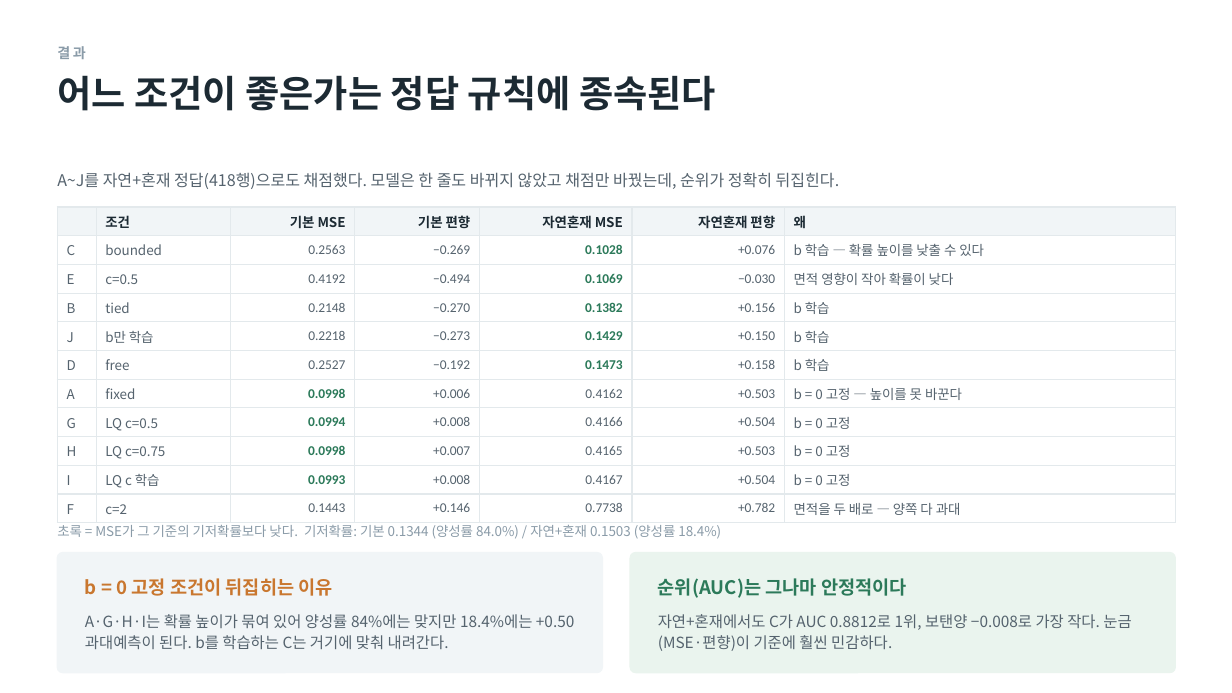
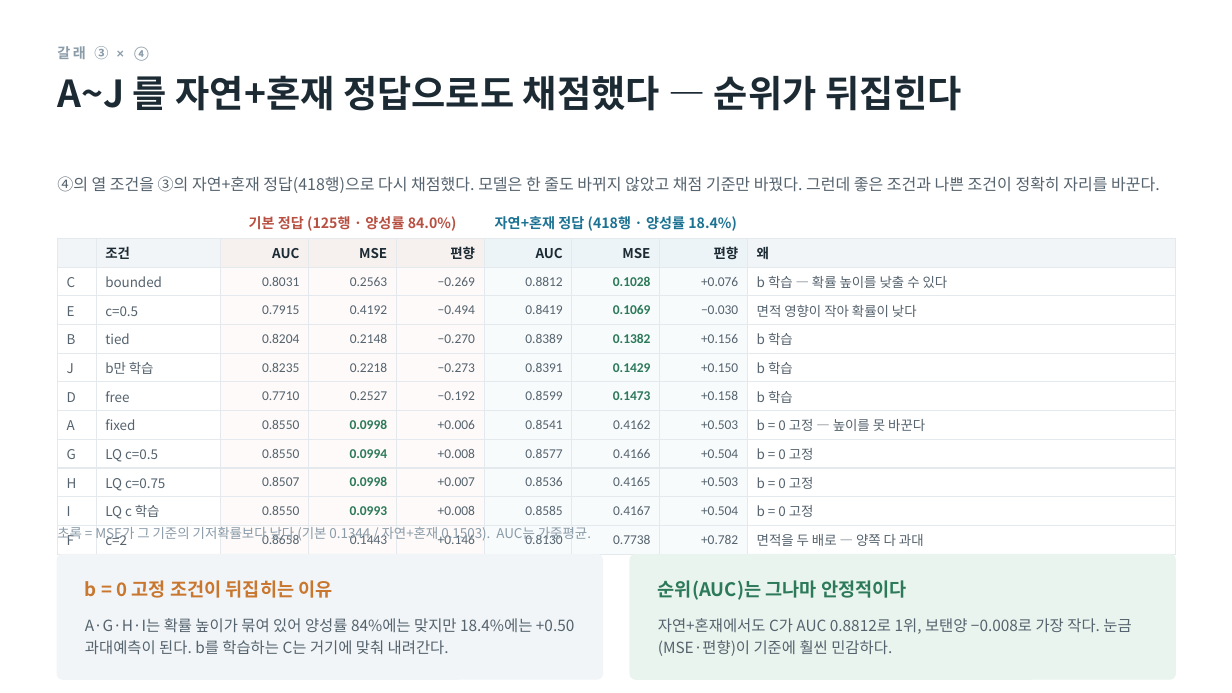
Before and after one commit to minji1217/pilotA-minji, a slide deck: slide 19 of docs/후속실험3_발표.pptx. Drawn at 1232x693 pixels with LibreOffice and Linux fonts; fonts in the diff are those of the drawing. Boxes give left, top, right and bottom in pixels: in the first picture for what was removed or moved away, otherwise in the second. Text is boxed around its words. In the diff, an @@ line names an element or a change of style, - is before the commit and + after.

```diff
--- a/docs/후속실험3_발표.pptx
+++ b/docs/후속실험3_발표.pptx
@@ text at (57,46,151,61): text changed @@
-결과
+갈래 ③ × ④
@@ text at (57,75,962,111): text changed @@
-어느 조건이 좋은가는 정답 규칙에 종속된다
+A~J 를 자연+혼재 정답으로도 채점했다 — 순위가 뒤집힌다
@@ text at (57,176,1160,193): text changed @@
-A~J를 자연+혼재 정답(418행)으로도 채점했다. 모델은 한 줄도 바뀌지 않았고 채점만 바꿨는데, 순위가 정확히 뒤집힌다.
+④의 열 조건을 ③의 자연+혼재 정답(418행)으로 다시 채점했다. 모델은 한 줄도 바뀌지 않았고 채점 기준만 바꿨다. 그런데 좋은 조건과 나쁜 조건이 정확히 자리를 바꾼다.
@@ table at (57,238,1176,550) @@
-column 3: 기본 MSE | 0.2563 | 0.4192 | 0.2148 | 0.2218 | 0.2527 | 0.0998 | 0.0994 | 0.0998 | 0.0993 | 0.1443
-column 4: 기본 편향 | −0.269 | −0.494 | −0.270 | −0.273 | −0.192 | +0.006 | +0.008 | +0.007 | +0.008 | +0.146
-column 5: 자연혼재 MSE | 0.1028 | 0.1069 | 0.1382 | 0.1429 | 0.1473 | 0.4162 | 0.4166 | 0.4165 | 0.4167 | 0.7738
-column 6: 자연혼재 편향 | +0.076 | −0.030 | +0.156 | +0.150 | +0.158 | +0.503 | +0.504 | +0.503 | +0.504 | +0.782
+column 3: AUC | 0.8031 | 0.7915 | 0.8204 | 0.8235 | 0.7710 | 0.8550 | 0.8550 | 0.8507 | 0.8550 | 0.8658
+column 4: MSE | 0.2563 | 0.4192 | 0.2148 | 0.2218 | 0.2527 | 0.0998 | 0.0994 | 0.0998 | 0.0993 | 0.1443
+column 5: 편향 | −0.269 | −0.494 | −0.270 | −0.273 | −0.192 | +0.006 | +0.008 | +0.007 | +0.008 | +0.146
+column 6: AUC | 0.8812 | 0.8419 | 0.8389 | 0.8391 | 0.8599 | 0.8541 | 0.8577 | 0.8536 | 0.8585 | 0.8130
+column 7: MSE | 0.1028 | 0.1069 | 0.1382 | 0.1429 | 0.1473 | 0.4162 | 0.4166 | 0.4165 | 0.4167 | 0.7738
+column 8: 편향 | +0.076 | −0.030 | +0.156 | +0.150 | +0.158 | +0.503 | +0.504 | +0.503 | +0.504 | +0.782
@@ table: place and size @@
-table at (57,207,1176,519)
+table at (57,238,1176,550)
@@ text added at (249,216,457,231), 11 pt, text #B85042, bold @@
+기본 정답 (125행 · 양성률 84.0%)
@@ text added at (495,216,737,231), 11 pt, text #1C7293, bold @@
+자연+혼재 정답 (418행 · 양성률 18.4%)
@@ text at (57,527,591,544): text changed @@
-초록 = MSE가 그 기준의 기저확률보다 낮다. 기저확률: 기본 0.1344 (양성률 84.0%) / 자연+혼재 0.1503 (양성률 18.4%)
+초록 = MSE가 그 기준의 기저확률보다 낮다 (기본 0.1344 / 자연+혼재 0.1503). AUC는 가중평균.
@@ rounded rectangle: place and size @@
-rounded rectangle at (57,553,603,673)
+rounded rectangle at (57,555,603,679)
@@ rounded rectangle at (57,555,603,679): proportions changed @@
@@ rounded rectangle at (630,555,1176,679): proportions changed @@
@@ rounded rectangle: place and size @@
-rounded rectangle at (630,553,1176,673)
+rounded rectangle at (630,555,1176,679)
@@ text "A·G·H·I는 확률 높이가 묶여 있어 ...": place and size @@
-text "A·G·H·I는 확률 높이가 묶여 있어 ..." at (85,614,574,649)
+text "A·G·H·I는 확률 높이가 묶여 있어 ..." at (85,618,574,654)
@@ text "자연+혼재에서도 C가 AUC 0.8812로 1위, ...": place and size @@
-text "자연+혼재에서도 C가 AUC 0.8812로 1위, ..." at (658,614,1131,651)
+text "자연+혼재에서도 C가 AUC 0.8812로 1위, ..." at (658,618,1131,656)
```
Also in this commit, not shown: 1 slide added, 3 other files.
